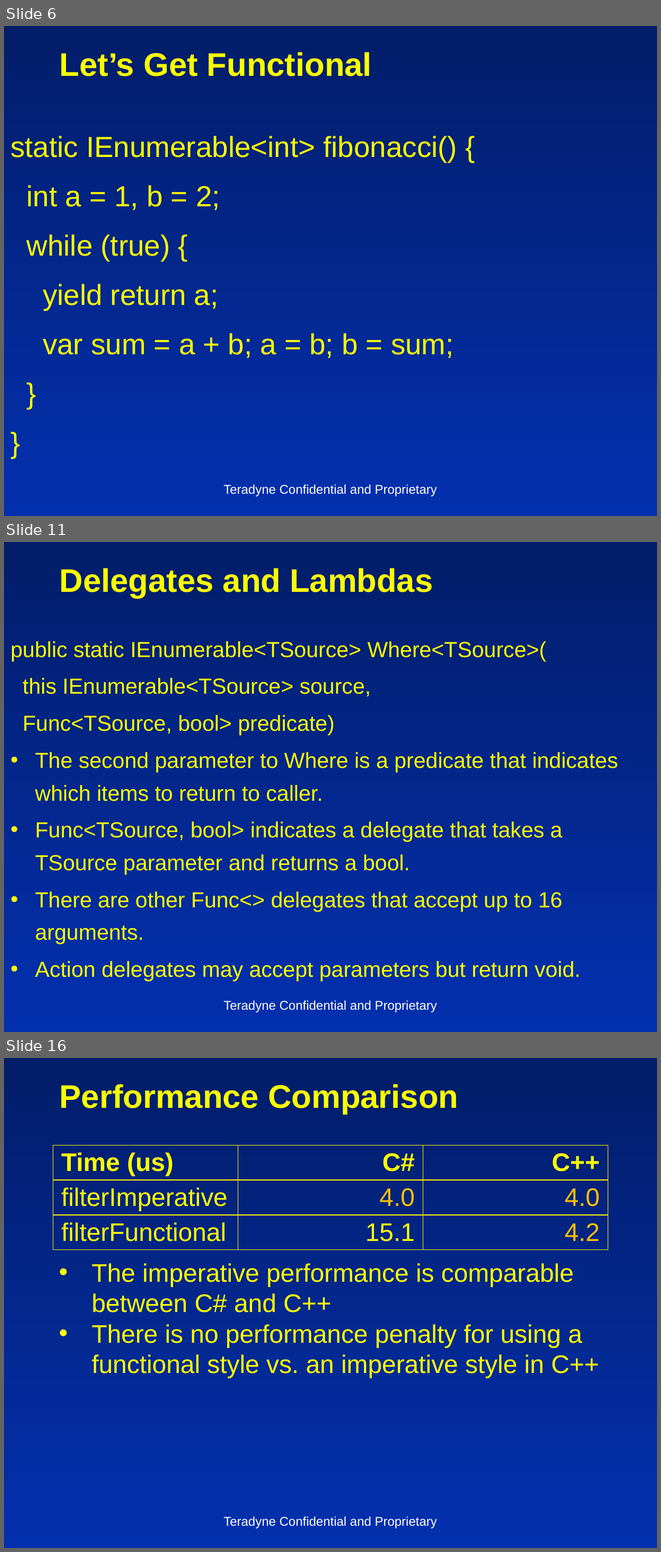
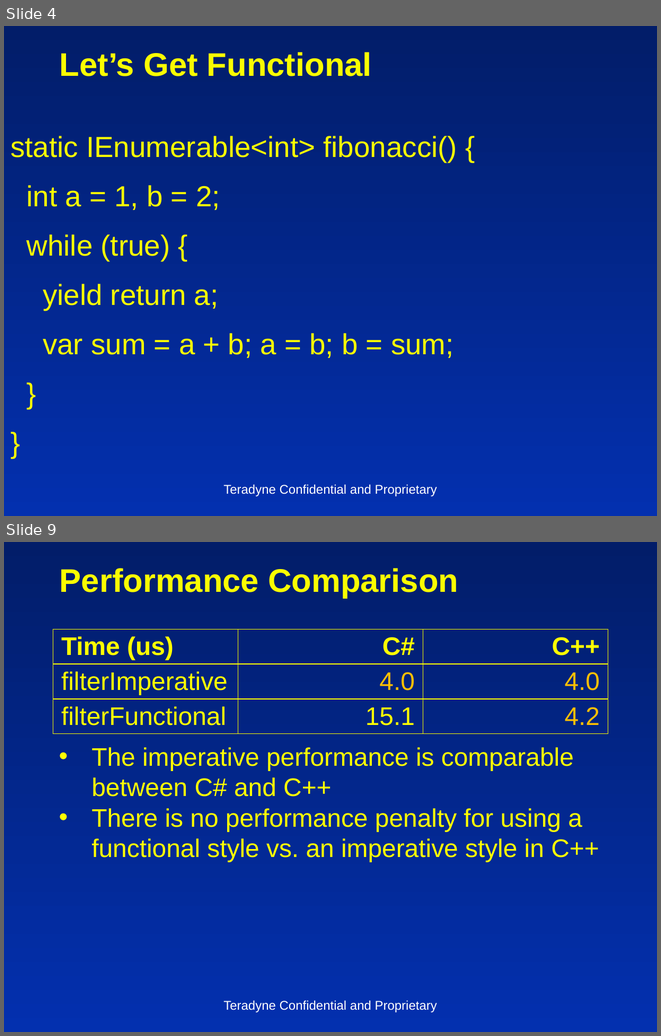
Before and after one commit to insideoutclub/Euler, a slide deck: FiveEasyPieces2.pptx. Shown one above the other, each under a label of ours: slides 6, 11 and 16 before the commit, slides 4 and 9 after it; the slides between them are not shown. The pictures are 661x1552 and 661x1036 pixels, drawn with LibreOffice and Linux fonts; fonts in the diff are those of the drawing. Boxes give left, top, right and bottom in pixels: in the first picture for what was removed or moved away, otherwise in the second. Text is boxed around its words. In the diff, an @@ line names an element or a change of style, - is before the commit and + after.

```diff
--- a/FiveEasyPieces2.pptx
+++ b/FiveEasyPieces2.pptx
@@ slide 11 removed at [4, 542, 657, 1032], background gradient #021D69 to #0330AF @@
@@ title removed at [60, 568, 433, 598] @@
-Delegates and Lambdas
@@ text removed at [10, 641, 618, 981] @@
-public static IEnumerable<TSource> Where<TSource>(
-this IEnumerable<TSource> source,
-Func<TSource, bool> predicate)
-• The second parameter to Where is a predicate that indicates which items to return to caller.
-• Func<TSource, bool> indicates a delegate that takes a TSource parameter and returns a bool.
-• There are other Func<> delegates that accept up to 16 arguments.
-• Action delegates may accept parameters but return void.
@@ text removed at [223, 1000, 437, 1012] @@
-Teradyne Confidential and Proprietary
@@ what was slide 6 is now slide 4 @@
@@ what was slide 16 is now slide 9 @@
```
Also in this commit, not shown: 5 slides changed, 6 other slides removed, 1 other file.
